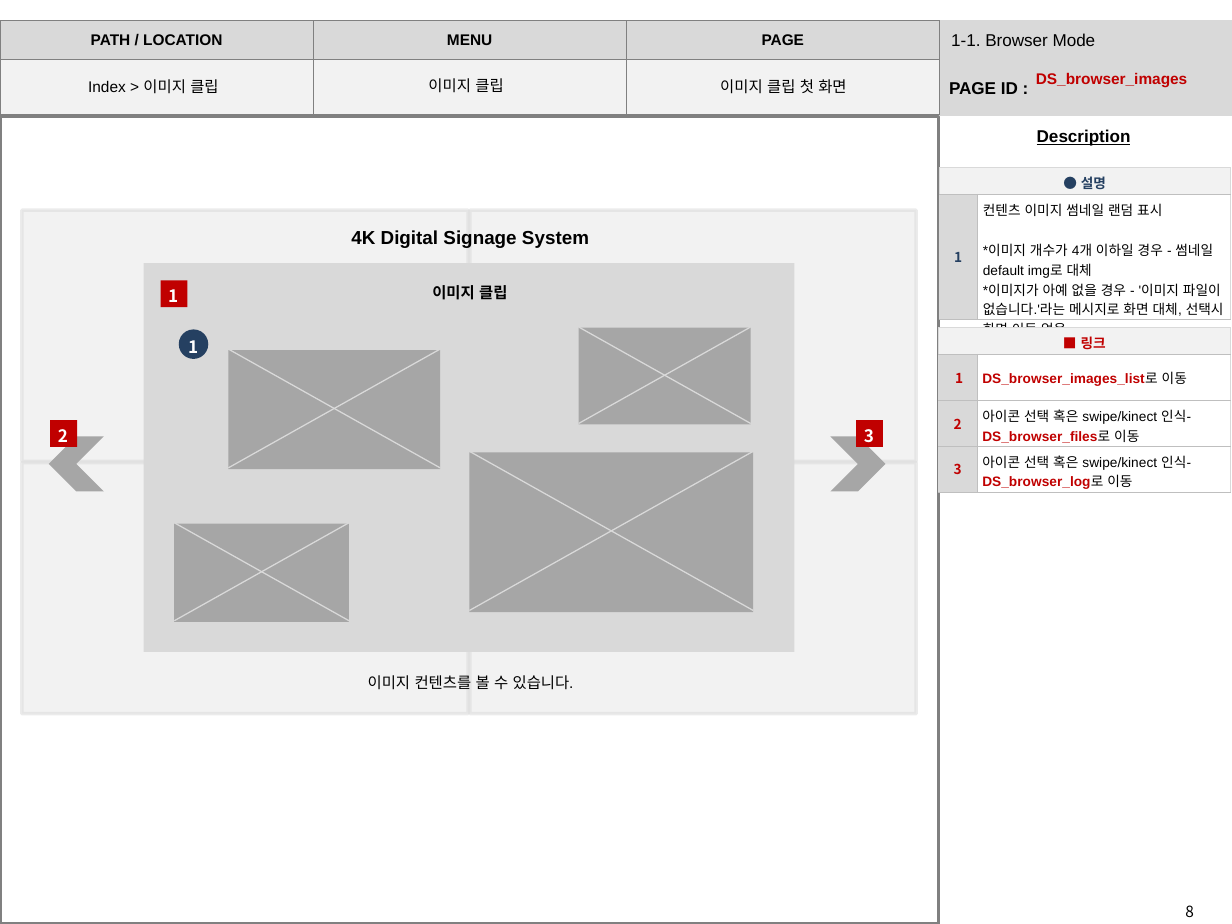
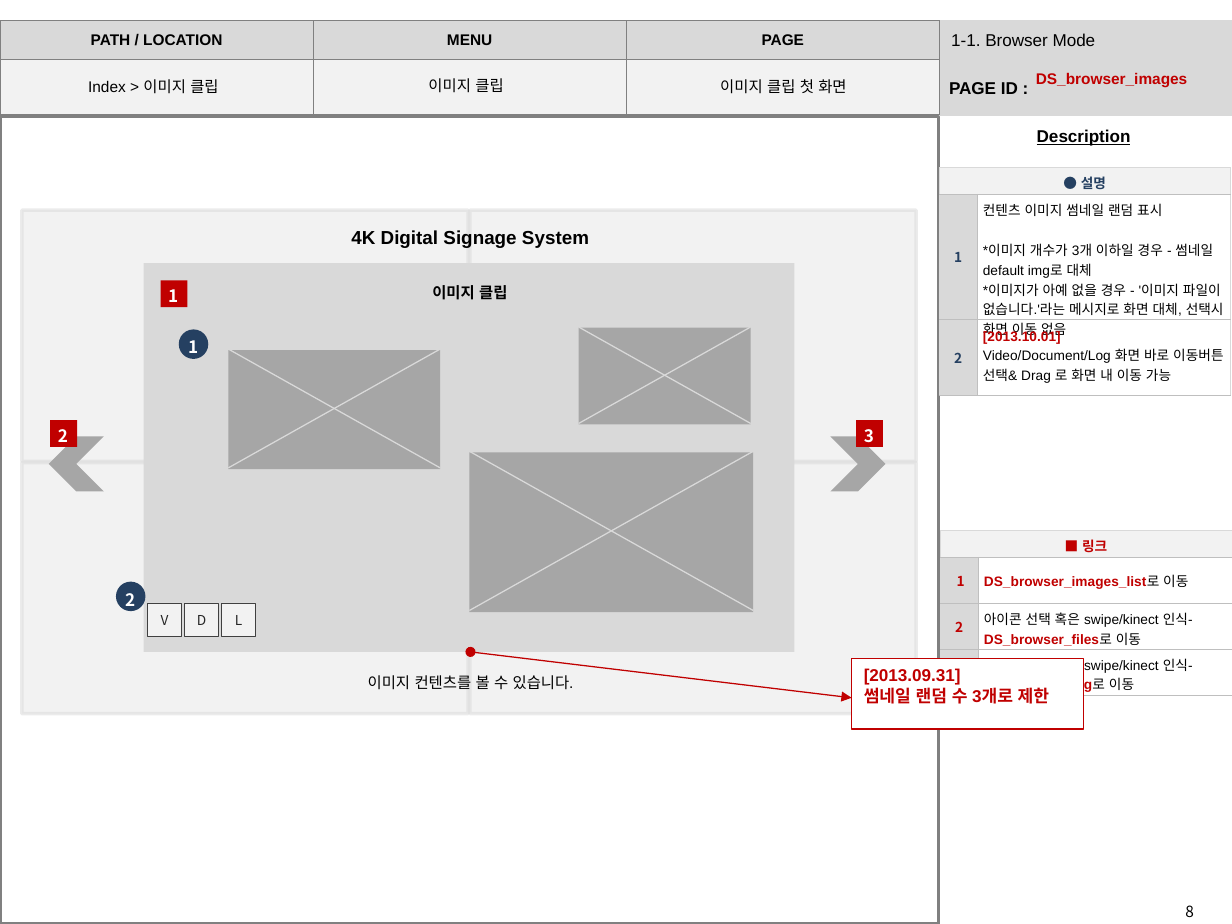
Before and after one commit to thinistyle/4KDS, a slide deck: slide 8 of SB_4KDS2차_client_v2.0.0_130902.pptx. Drawn at 1232x924 pixels with LibreOffice and Linux fonts; fonts in the diff are those of the drawing. Boxes give left, top, right and bottom in pixels: in the first picture for what was removed or moved away, otherwise in the second. Text is boxed around its words. In the diff, an @@ line names an element or a change of style, - is before the commit and + after.

Commit message:
ETRI 피드백 적용
Browser <-> Schedule 전환 메뉴 메인 노출
썸네일 이미지 무조건 랜덤3개
Remote Project / Local Project Load

```diff
--- a/SB_4KDS2차_client_v2.0.0_130902.pptx
+++ b/SB_4KDS2차_client_v2.0.0_130902.pptx
@@ table at (939,168,1230,395) @@
-row 2: 1 | 컨텐츠 이미지 썸네일 랜덤 표시 / *이미지 개수가 4개 이하일 경우 - 썸네일 default img로 대체 / *이미지가 아예 없을 경우 - '이미지 파일이 없습니다.'라는 메시지로 화면 대체, 선택시 화면 이동 없음
+row 2: 1 | 컨텐츠 이미지 썸네일 랜덤 표시 / *이미지 개수가 3개 이하일 경우 - 썸네일 default img로 대체 / *이미지가 아예 없을 경우 - '이미지 파일이 없습니다.'라는 메시지로 화면 대체, 선택시 화면 이동 없음
+row 3: 2 | [2013.10.01] / Video/Document/Log 화면 바로 이동버튼 / 선택& Drag 로 화면 내 이동 가능
@@ rectangle removed at (174,524,349,622) @@
@@ line removed from (174, 621) to (349, 524) @@
@@ line removed from (175, 524) to (349, 621) @@
@@ table: place and size @@
-table at (939,328,1231,493)
+table at (940,531,1232,697)
@@ ellipse added at (116,582,145,611), fill #254061 @@
@@ text added at (125,593,135,611), 10 pt, text #FFFFFF, bold @@
+2
@@ rectangle added at (148,602,182,637), fill #F2F2F2, outline #404040 0.25 pt, 8 pt, text #262626 @@
+V
@@ rectangle added at (185,602,219,637), fill #F2F2F2, outline #404040 0.25 pt, 8 pt, text #262626 @@
+D
@@ rectangle added at (222,602,256,637), fill #F2F2F2, outline #404040 0.25 pt, 8 pt, text #262626 @@
+L
@@ double arrow added from (471, 652) to (851, 697), #C00000 0.75 pt @@
@@ rectangle added at (851,658,1083,728), fill #FFFFFF, outline #C00000 1 pt, 10 pt, text #C00000, bold @@
+[2013.09.31]
+썸네일 랜덤 수 3개로 제한
```
Also in this commit, not shown: 8 other slides changed.
